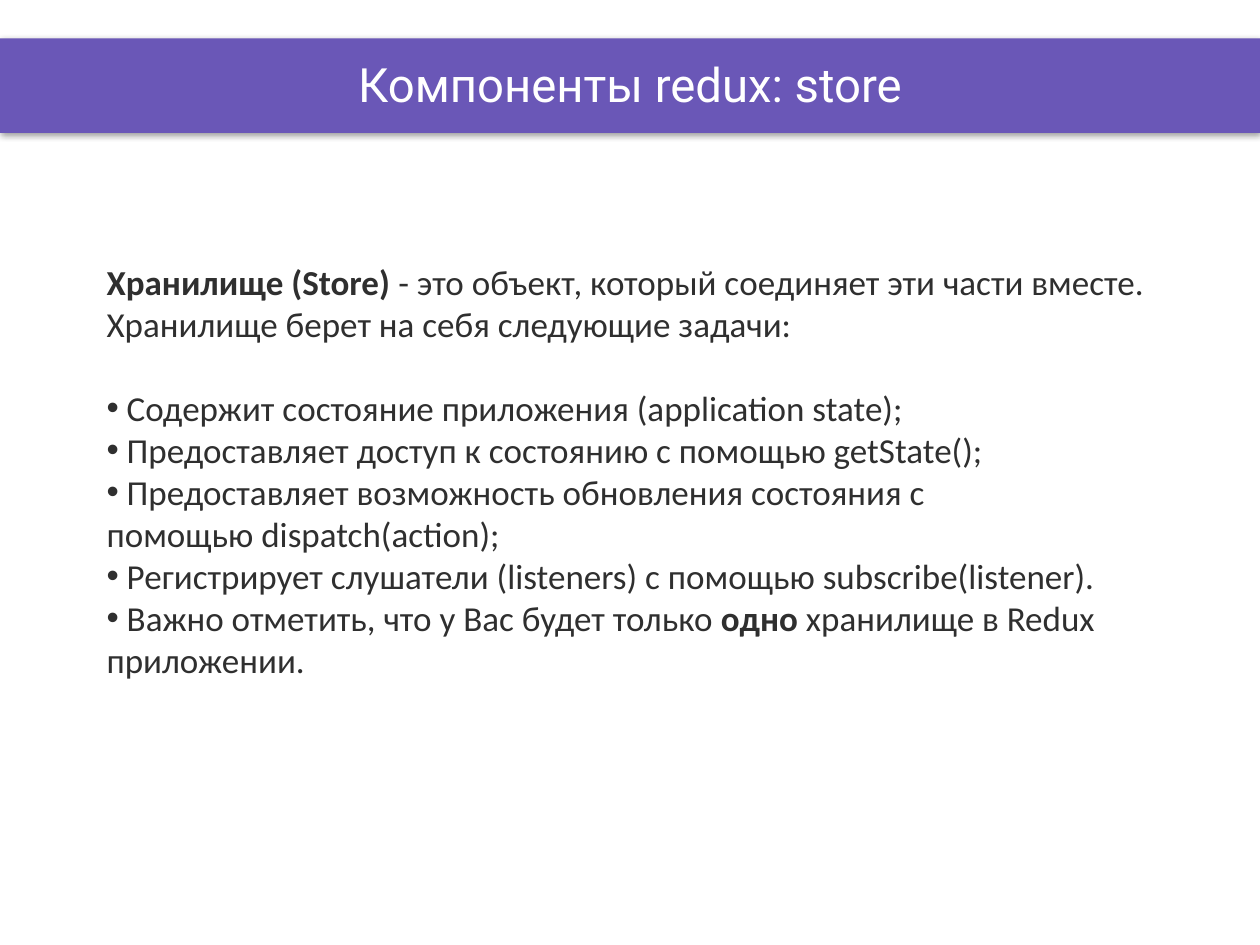
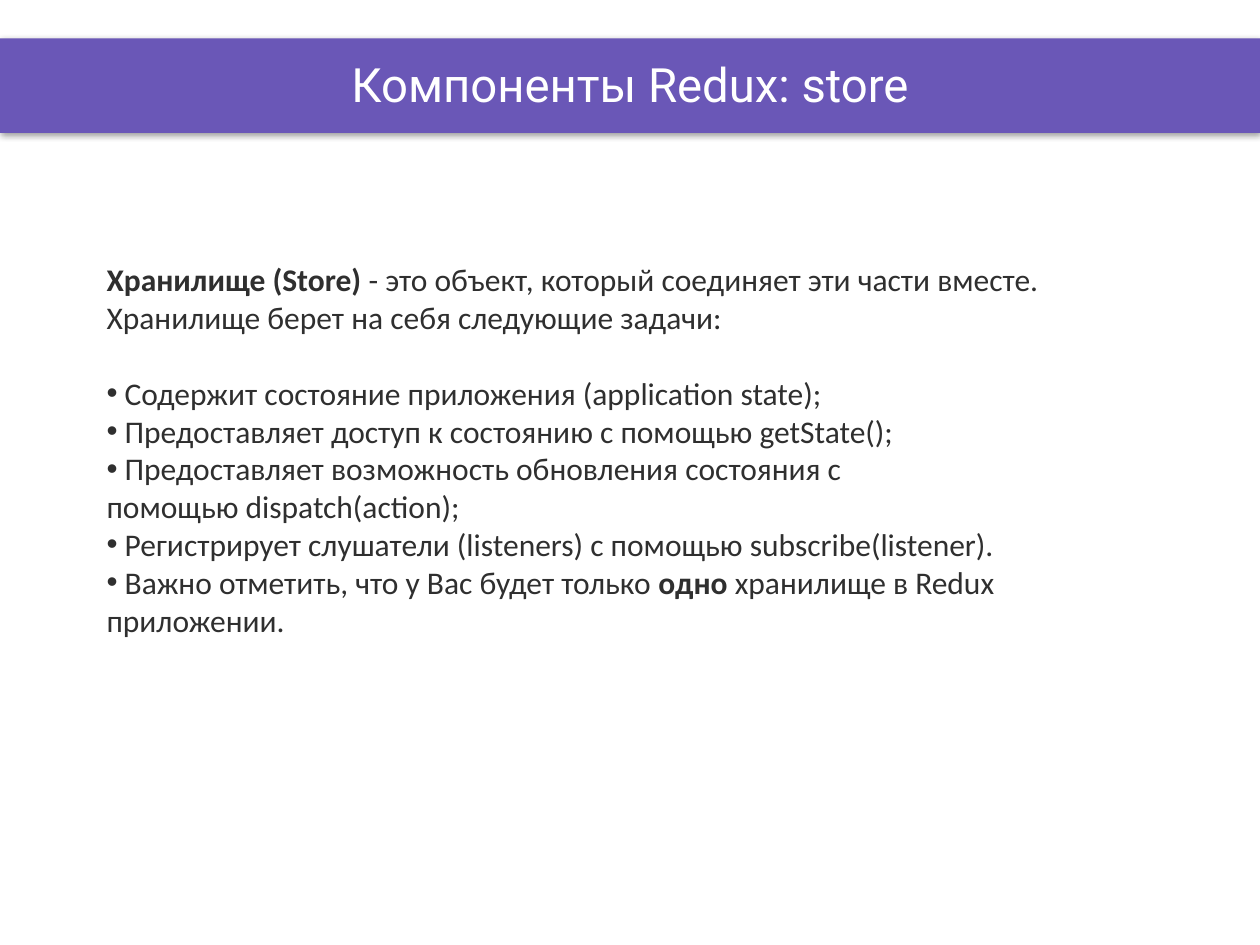
Before and after one commit to OleksandrPetryk/ignite, a slide deck: slide 7 of React/lesson_26/Presentation/Redux.pptx. Drawn at 1260x945 pixels with LibreOffice and Linux fonts; fonts in the diff are those of the drawing; background and template pictures are left out. Boxes give left, top, right and bottom in pixels: in the first picture for what was removed or moved away, otherwise in the second. Text is boxed around its words. In the diff, an @@ line names an element or a change of style, - is before the commit and + after.

```diff
--- a/React/lesson_26/Presentation/Redux.pptx
+++ b/React/lesson_26/Presentation/Redux.pptx
@@ title at <box>351,66,909,103</box>: text changed @@
-Компоненты redux: store
+Компоненты Redux: store
@@ text "Хранилище (Store) - это объект, ..." at <box>107,268,1038,637</box>: size 20 to 18 pt @@
```
Also in this commit, not shown: 4 other slides changed, 30 other files.
